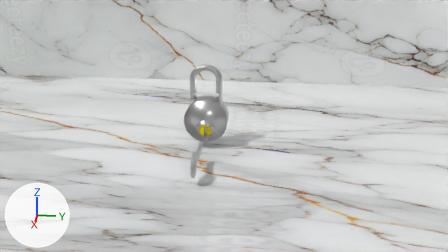
Renders of the Blender file blend_files/main_scene_01.blend from each side of a commit.
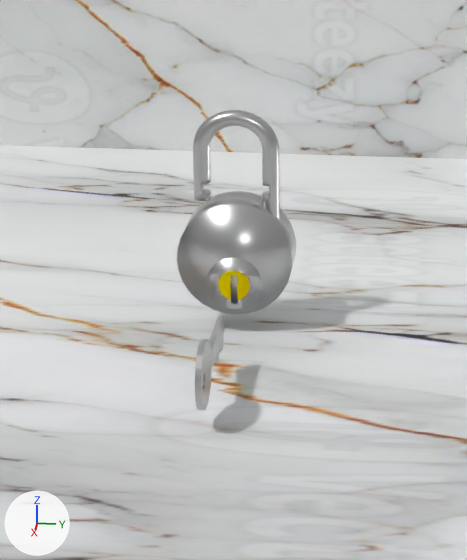
Old and new are each drawn from the file's camera 'Camera' and again close up on the part from 26% to 66% of the width and 9% to 93% of the height. Arrows for +X, +Y and +Z are at lower left; the lights stay in place.

Objects in the first close-up: 'Body', 'KeyHolder', 'KeyHole', 'KeyHoleBorder', 'Knob', 'Plane', 'Plane.001'.
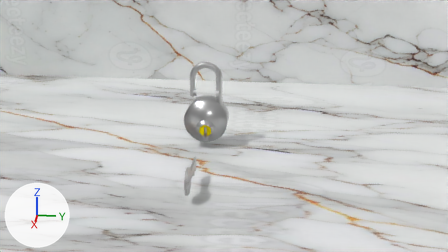
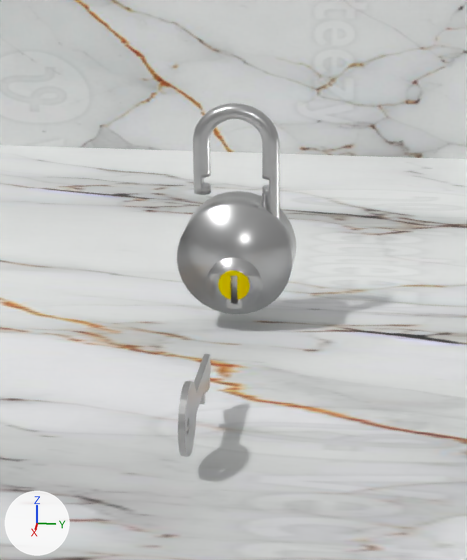
What differs and where, as boxes (x1, y1, x2, y2) in the close-ups (467 x 560 px):
'Knob', moved: before (193, 110, 280, 218); after (193, 103, 280, 218)
'KeyHolder', moved: before (195, 339, 212, 410); after (178, 381, 197, 457)
'ToothHolder', moved: before (209, 316, 224, 367); after (194, 354, 211, 410)
'Teeth_04', moved: before (214, 350, 219, 363); after (200, 390, 205, 404)
'Teeth_01', moved: before (222, 336, 224, 350); after (208, 376, 210, 390)
'Teeth_02', moved: before (220, 341, 222, 352); after (206, 381, 209, 392)
'Teeth_03', moved: before (219, 344, 221, 353); after (205, 384, 207, 393)

Diff of the bpy script that builds the scene:
```diff
--- a/blend_files/main_scene_01.blend.py
+++ b/blend_files/main_scene_01.blend.py
@@ ob_knob @@
 ob_knob.matrix_parent_inverse = Matrix(((0.0, 0.0, -1.0, 0.533), (0.0, 1.0, 0.0, 0.0), (1.0, 0.0, 0.0, -0.312), (0.0, 0.0, 0.0, 1.0)))
-ob_knob.location = (0.312, 0.0, 0.656)
+ob_knob.location = (0.312, 0.0, 0.663)
 ob_knob.rotation_euler = (0.0, 1.571, 0.0)  # degrees (0, 90, 0)
@@ ob_keyholder @@
 ob_keyholder = bpy.data.objects.new('KeyHolder', me_cylinder_003)
-ob_keyholder.location = (0.263, 0.0, 0.055)
+ob_keyholder.location = (0.364, 0.0, 0.055)
 ob_keyholder.rotation_euler = (-1.571, 1.571, 0.0)  # degrees (-90, 90, 0)
```
